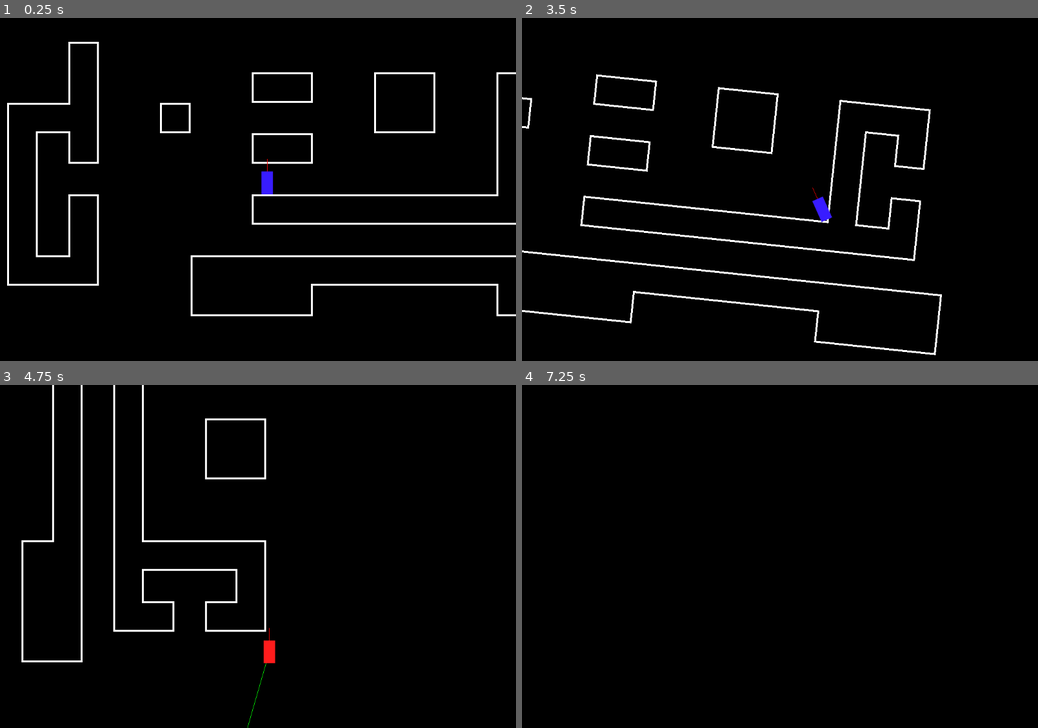
Above: before the commit, frames 1-4 (two rows, left to right).
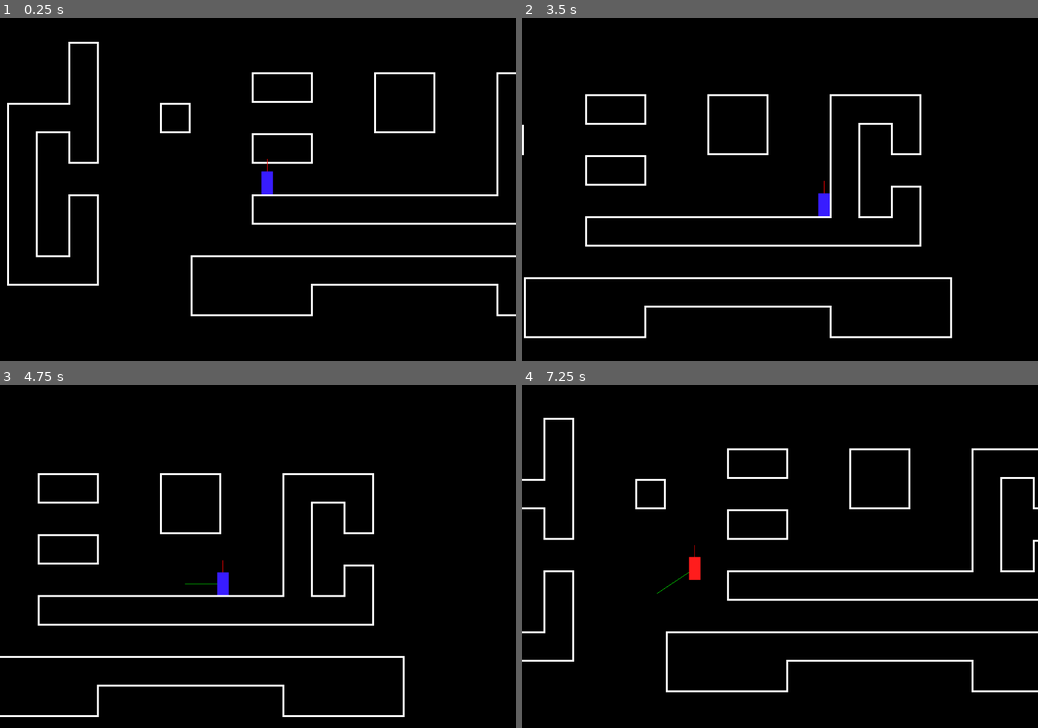
Above: after the commit, the same moments.

Repository: mlange-42/Graviton
Game: Godot game, scene res://scenes/World.tscn
The game is run twice, just before and just after one commit, with the same random seed, the same clock (stepped at 60 frames per second) and the same inputs.
Inputs:
- Up to frame 1 (0.25 s): no input
- Up to frame 2 (3.5 s): hold Shift (dont_stick) 0.53-1.28 s; hold Right (right) 0.53-2.03 s; tap Space (jump) at 0.77, 1.52, 3.02 s; tap Shift (dont_stick) at 1.35, 2.85 s; hold Left (left) 2.03-2.78 s; hold Shift (dont_stick) 2.03-2.78 s; hold Right (right) from 2.78 s (still down)
- Up to frame 3 (4.75 s): hold Shift (dont_stick) 3.53-4.28 s; tap Space (jump) at 3.77, 4.52 s; release Right (right) at 4.28 s; hold Left (left) from 4.28 s (still down); tap Shift (dont_stick) at 4.35 s
- Up to frame 4 (7.25 s): release Left (left) at 5.03 s; hold Right (right) 5.03-5.78 s; hold Shift (dont_stick) 5.03-5.78 s; hold Left (left) from 5.78 s (still down); tap Shift (dont_stick) at 5.85 s; tap Space (jump) at 6.02, 6.77 s; hold Shift (dont_stick) from 6.53 s (still down)

The runs differ from the first frame. In frame 2, 7.2% of the frame differs, in the area x 0-84%, y 16-99%; in frame 3, 6.2%; in frame 4, 4.3%.

Commit message:
fix player and camera rotation bugs; add camera blur

Diff:
--- a/scenes/GridPlayer.tscn
+++ /dev/null
@@ -1,19 +0,0 @@
-[gd_scene load_steps=4 format=2]
-
-[ext_resource path="res://assets/textures/player.png" type="Texture" id=1]
-[ext_resource path="res://scripts/GridPlayer.gd" type="Script" id=2]
-
-[sub_resource type="CapsuleShape2D" id=97]
-
-[node name="GridPlayer" type="Area2D"]
-script = ExtResource( 2 )
-
-[node name="Sprite" type="Sprite" parent="."]
-texture = ExtResource( 1 )
-
-[node name="CollisionShape2D" type="CollisionShape2D" parent="."]
-shape = SubResource( 97 )
-
-[node name="RayCast2D" type="RayCast2D" parent="."]
-
-[node name="Tween" type="Tween" parent="."]
--- a/scenes/Player.tscn
+++ b/scenes/Player.tscn
@@ -27,4 +27,12 @@
 position = Vector2( 0, 15 )
 cast_to = Vector2( 0, 20 )
 
+[node name="RayDownLeft" type="RayCast2D" parent="."]
+position = Vector2( -8, 15 )
+cast_to = Vector2( 0, 20 )
+
+[node name="RayDownRight" type="RayCast2D" parent="."]
+position = Vector2( 8, 15 )
+cast_to = Vector2( 0, 20 )
+
 [node name="Tween" type="Tween" parent="."]
--- a/scenes/World.tscn
+++ b/scenes/World.tscn
@@ -1,9 +1,10 @@
-[gd_scene load_steps=100 format=2]
+[gd_scene load_steps=102 format=2]
 
 [ext_resource path="res://assets/tiles/floor.png" type="Texture" id=1]
 [ext_resource path="res://scenes/Player.tscn" type="PackedScene" id=2]
 [ext_resource path="res://assets/tiles/background.png" type="Texture" id=3]
 [ext_resource path="res://scripts/CameraController.gd" type="Script" id=4]
+[ext_resource path="res://shaders/blur.shader" type="Shader" id=5]
 
 [sub_resource type="OccluderPolygon2D" id=61]
 polygon = PoolVector2Array( 64, 64, 0, 64, 0, 0, 64, 0 )
@@ -609,6 +610,10 @@
 2/shapes = [  ]
 2/z_index = 0
 
+[sub_resource type="ShaderMaterial" id=97]
+shader = ExtResource( 5 )
+shader_param/blur_amount = 0.0
+
 [node name="World" type="Node2D"]
 
 [node name="Floor TileMap" type="TileMap" parent="."]
@@ -623,5 +628,15 @@
 script = ExtResource( 4 )
 target_path = NodePath("../Player")
 
+[node name="Blur" type="ColorRect" parent="Camera2D"]
+material = SubResource( 97 )
+margin_left = -1296.0
+margin_top = -900.0
+margin_right = 1304.0
+margin_bottom = 900.0
+__meta__ = {
+"_edit_use_anchors_": false
+}
+
 [node name="Player" parent="." instance=ExtResource( 2 )]
 position = Vector2( 32, -32 )
--- a/scripts/CameraController.gd
+++ b/scripts/CameraController.gd
@@ -2,7 +2,10 @@
 
 export (NodePath) var target_path
 
+onready var blur: ColorRect = $Blur
+
 var target: Node2D
+var blur_amount = 0
 
 # Called when the node enters the scene tree for the first time.
 func _ready():
@@ -11,7 +14,20 @@
 func _process(delta):
 	position = lerp(position, target.position, 2.0 * delta)
 
+	var max_angle = 270 * delta
 	var angle = target.rotation_degrees - rotation_degrees
-	angle = fmod(angle + 180, 360) - 180
 
-	self.rotation_degrees += min(angle, 180 * delta) if angle > 0 else max(angle, -180 * delta)
+	angle = mod(angle + 180, 360) - 180
+	angle = min(angle, max_angle) if angle > 0 else max(angle, -max_angle)
+
+	var target_blur = 2 * abs(angle) / max_angle
+	var value = 0.2 if target_blur > blur_amount else 0.5
+
+	blur_amount = lerp(blur_amount, target_blur, value)
+
+	blur.material.set_shader_param("blur_amount", blur_amount)
+
+	self.rotation_degrees += angle
+
+func mod(a, n):
+	return a - floor(a/n) * n
--- a/scripts/GridPlayer.gd
+++ /dev/null
@@ -1,37 +0,0 @@
-extends Area2D
-
-var tile_size = 64
-
-var inputs = {
-	"right": Vector2.RIGHT,
-	"left": Vector2.LEFT,
-	"up": Vector2.UP,
-	"down": Vector2.DOWN
-}
-
-onready var ray = $RayCast2D
-onready var tween = $Tween
-
-export var speed = 6
-
-func _ready():
-	position = position.snapped(Vector2.ONE * 0.5 * tile_size)
-
-func _unhandled_input(event):
-	if tween.is_active():
-		return
-	for dir in inputs.keys():
-		if event.is_action(dir):
-			move(dir)
-
-func move(dir):
-	ray.cast_to = inputs[dir] * tile_size
-	ray.force_raycast_update()
-	if !ray.is_colliding():
-		move_tween(dir)
-
-func move_tween(dir):
-	tween.interpolate_property(self, "position",
-		position, position + inputs[dir] * tile_size,
-		1.0/speed, Tween.TRANS_LINEAR)
-	tween.start()
--- a/scripts/Player.gd
+++ b/scripts/Player.gd
@@ -12,6 +12,8 @@
 onready var ray_left: RayCast2D = $RayLeft
 onready var ray_right: RayCast2D = $RayRight
 onready var ray_down: RayCast2D = $RayDown
+onready var ray_down_left: RayCast2D = $RayDownLeft
+onready var ray_down_right: RayCast2D = $RayDownRight
 
 onready var tween: Tween = $Tween
 
@@ -30,9 +32,6 @@
 		velocity.x = lerp(velocity.x, dir * speed, fac * acceleration)
 	else:
 		velocity.x = lerp(velocity.x, 0, fac * friction)
-
-	if not Input.is_action_pressed("dont_stick"):
-		check_rotation()
 
 func _process(_delta):
 	if self.is_on_floor():
@@ -56,6 +55,9 @@
 	if Input.is_action_just_pressed("jump"):
 		if is_on_floor():
 			velocity.y = jump_speed
+
+	if not Input.is_action_pressed("dont_stick"):
+		check_rotation()
 
 	update()
 
@@ -90,6 +92,13 @@
 	if ray_down.is_colliding():
 		return
 
+	ray_down_left.force_raycast_update()
+	ray_down_right.force_raycast_update()
+	if velocity.x > 0 and ray_down_right.is_colliding():
+		return
+	if velocity.x < 0 and ray_down_left.is_colliding():
+		return
+
 	var angle = PI * 0.5 * sign(velocity.x)
 	var center = self.position + Vector2(0, 25).rotated(self.rotation)
 
--- /dev/null
+++ b/shaders/blur.shader
@@ -0,0 +1,7 @@
+shader_type canvas_item;
+
+uniform float blur_amount : hint_range(0, 5);
+
+void fragment() {
+	COLOR = textureLod(SCREEN_TEXTURE, SCREEN_UV, blur_amount);
+}
Not shown, added: export_presets.cfg
